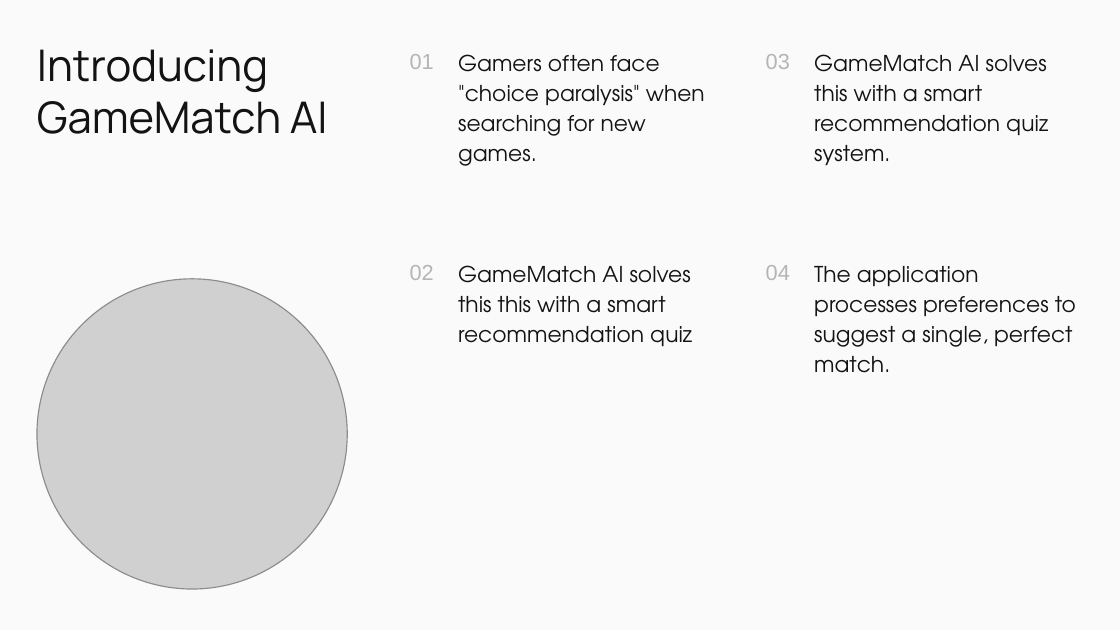
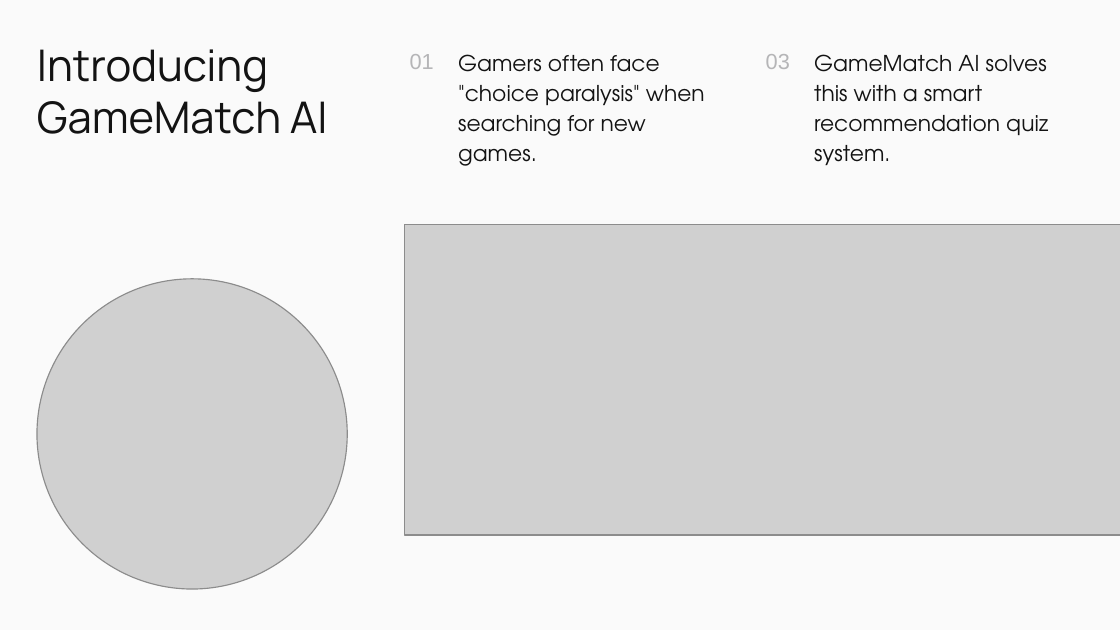
Before and after one commit to AnderUrienGoierri/IATH_WEB_Basque_Country, a slide deck: slide 8 of Documentation/IATH_WEB_Basque_Country.pptx (slide 2 before the commit). Drawn at 1120x630 pixels with LibreOffice and Linux fonts; fonts in the diff are those of the drawing; grey boxes stand for pictures. Boxes give left, top, right and bottom in pixels: in the first picture for what was removed or moved away, otherwise in the second. Text is boxed around its words. In the diff, an @@ line names an element or a change of style, - is before the commit and + after.

```diff
--- a/Documentation/IATH_WEB_Basque_Country.pptx
+++ b/Documentation/IATH_WEB_Basque_Country.pptx
@@ picture added at (x1=404, y1=225, x2=1120, y2=535) @@
@@ text removed at (x1=410, y1=265, x2=434, y2=280) @@
-02
@@ text removed at (x1=458, y1=265, x2=692, y2=346) @@
-GameMatch AI solves this this with a smart recommendation quiz
@@ text removed at (x1=766, y1=265, x2=790, y2=280) @@
-04
@@ text removed at (x1=814, y1=266, x2=1076, y2=373) @@
-The application processes preferences to suggest a single, perfect match.
```
Also in this commit, not shown: 13 other files.
